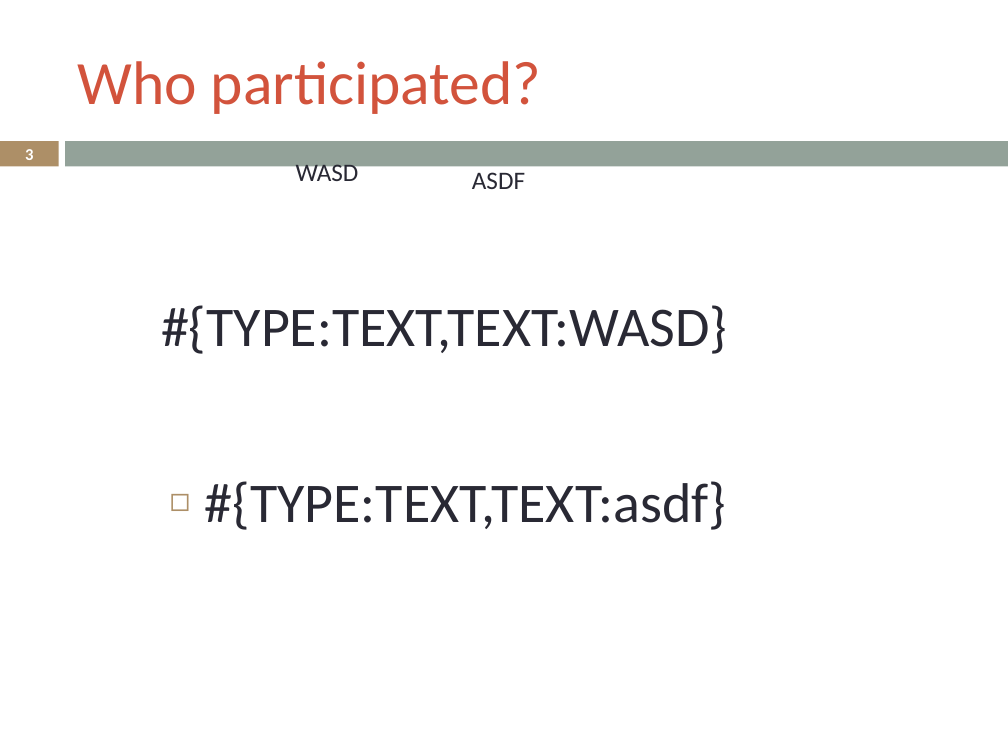
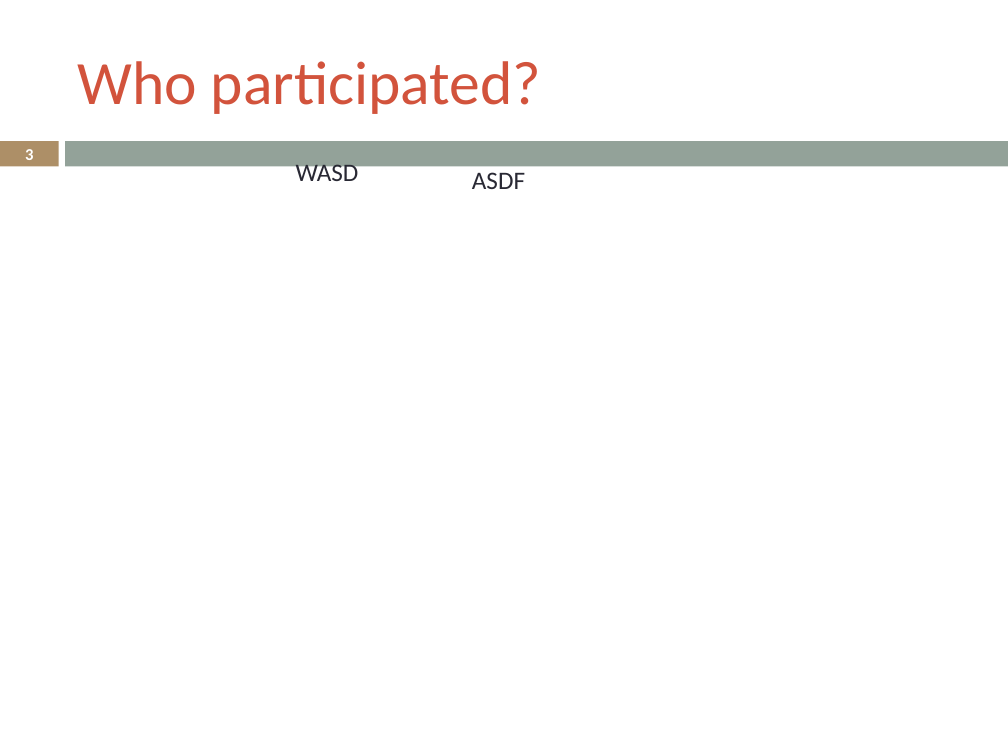
Before and after one commit to LukeSteg/LCABiometric, a slide deck: slide 3 of exampleOutput.pptx. Drawn at 1008x756 pixels with LibreOffice and Linux fonts; fonts in the diff are those of the drawing. Boxes give left, top, right and bottom in pixels: in the first picture for what was removed or moved away, otherwise in the second. Text is boxed around its words. In the diff, an @@ line names an element or a change of style, - is before the commit and + after.

```diff
--- a/exampleOutput.pptx
+++ b/exampleOutput.pptx
@@ text removed at box(161, 305, 727, 354) @@
-#{TYPE:TEXT,TEXT:WASD}
@@ text removed at box(205, 481, 726, 530) @@
-◻ #{TYPE:TEXT,TEXT:asdf}
```
Also in this commit, not shown: 3 other slides changed, 3 other files.
